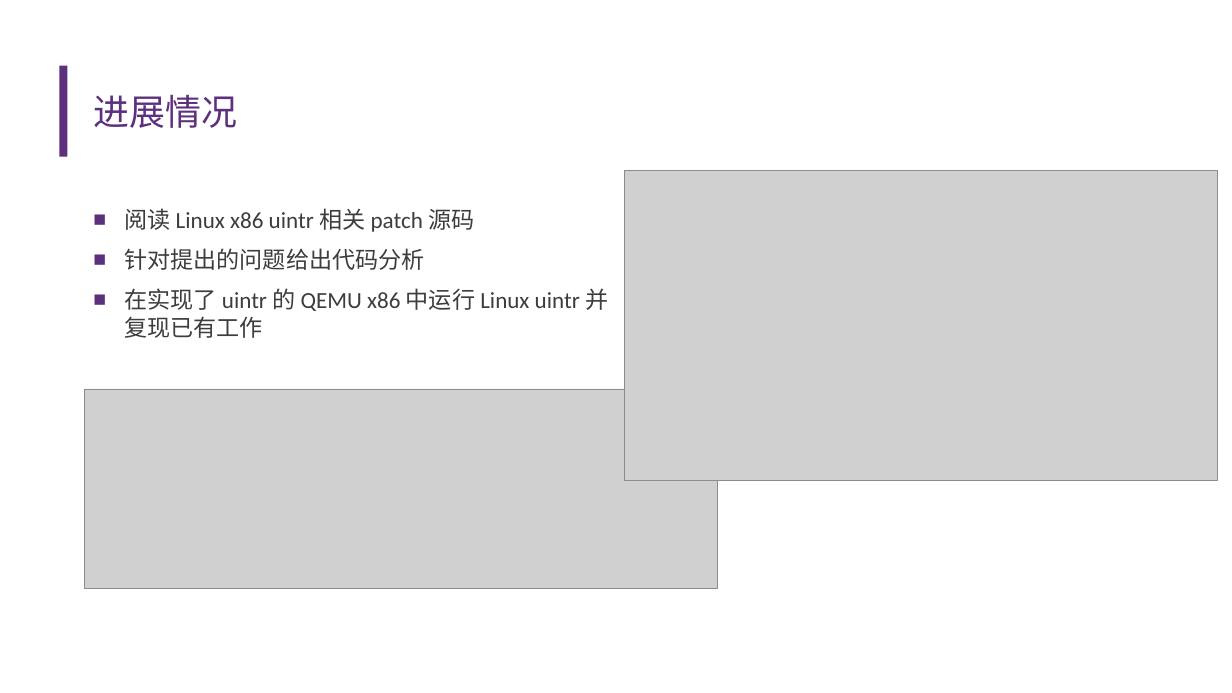
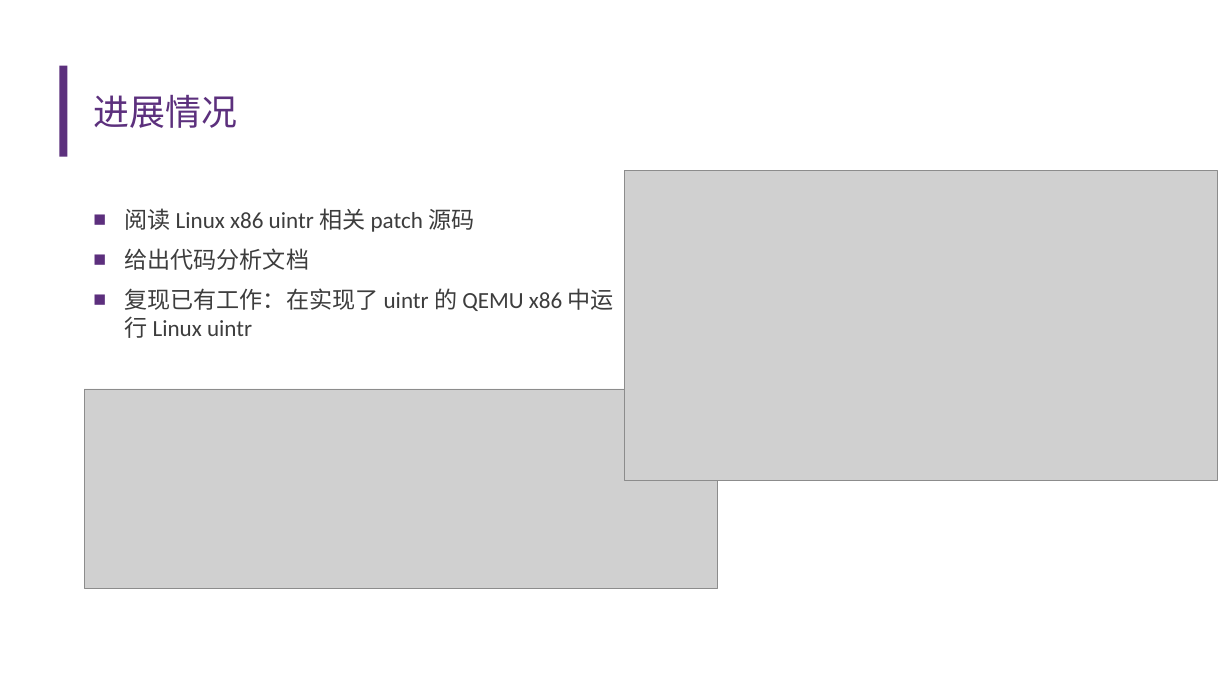
Before and after one commit to U-interrupt/uintr, a slide deck: slide 7 of doc/开题报告.pptx (slide 8 before the commit). Drawn at 1232x693 pixels with LibreOffice and Linux fonts; fonts in the diff are those of the drawing; grey boxes stand for pictures; background and template pictures are left out. Boxes give left, top, right and bottom in pixels: in the first picture for what was removed or moved away, otherwise in the second. Text is boxed around its words. In the diff, an @@ line names an element or a change of style, - is before the commit and + after.

```diff
--- a/doc/开题报告.pptx
+++ b/doc/开题报告.pptx
@@ text at (124,248,614,338): text changed @@
-■ 针对提出的问题给出代码分析
-■ 在实现了 uintr 的 QEMU x86 中运行 Linux uintr 并复现已有工作
+■ 给出代码分析文档
+■ 复现已有工作：在实现了 uintr 的 QEMU x86 中运行 Linux uintr
```
Also in this commit, not shown: 6 other slides changed, 1 slide added, 1 slide removed.
